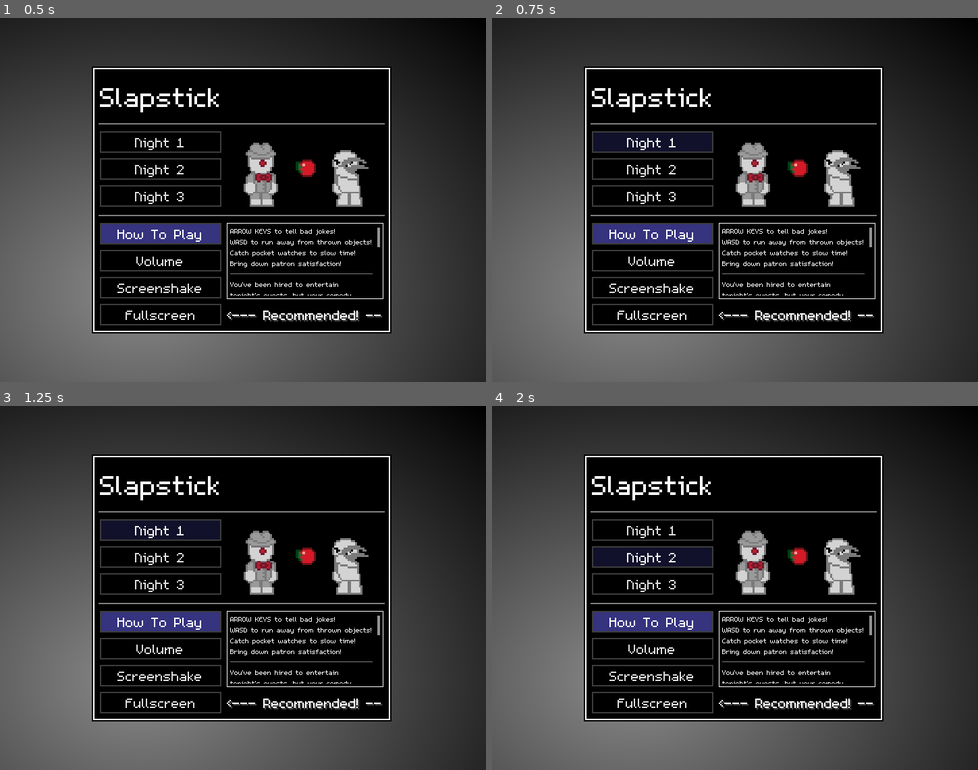
Above: before the commit, frames 1-4 (two rows, left to right).
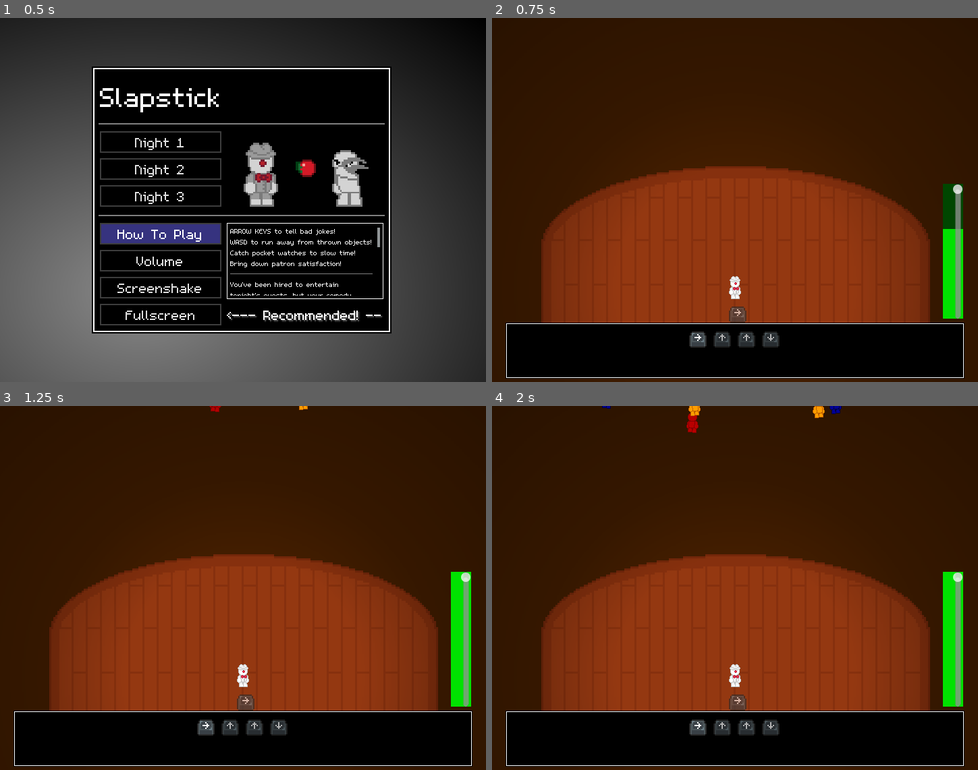
Above: after the commit, the same moments.

Repository: InRe-Dan/MiniJameGam34
Game: Godot game, scene res://menus/main_menu.tscn
Two runs of this game, one before a commit and one after it. Both use one fixed random seed, a clock stepped at 60 frames per second and the inputs below.
Inputs (mouse positions are in pixels of both pictures, inside the frame that each line leads up to):
- Up to frame 1 (0.5 s): no input
- Up to frame 2 (0.75 s): click "Night 1" at 0.5 s
- Up to frame 3 (1.25 s): no input
- Up to frame 4 (2 s): click (652, 555) at 1.25 s, where only the run before the commit has a clickable "Night 2"

Frame 1 is identical in both runs. In frame 2, 98% of the frame differs, in the area x 0-100%, y 0-100%; in frame 3, 98%; in frame 4, 98%.

Commit message:
Audio fix

Diff:
--- a/Main/main.tscn
+++ b/Main/main.tscn
@@ -8,6 +8,7 @@
 [ext_resource type="Script" path="res://Main/audience_manager.gd" id="4_8158h"]
 [ext_resource type="Script" path="res://Main/approval_rating.gd" id="7_id6l1"]
 [ext_resource type="PackedScene" uid="uid://clt5oswt5gxrq" path="res://Jokes/dialogue_container.tscn" id="8_mh3dp"]
+[ext_resource type="AudioStream" uid="uid://x22xmvix84cv" path="res://Assets/Audio/The Clownlessdrum.mp3" id="11_kk78x"]
 [ext_resource type="AudioStream" uid="uid://uvkydh0y761" path="res://Assets/Audio/sfx/JokeSucesss.ogg" id="15_ruhv1"]
 [ext_resource type="AudioStream" uid="uid://cgxuv7ek172to" path="res://Assets/Audio/sfx/hitclarinet.ogg" id="15_y86i5"]
 [ext_resource type="AudioStream" uid="uid://bl7ivclb6opf1" path="res://Assets/Audio/sfx/clickclown.ogg" id="16_5pxs3"]
@@ -168,7 +169,7 @@
 [node name="Audio" type="Node2D" parent="."]
 
 [node name="MainTheme" type="AudioStreamPlayer" parent="Audio"]
-stream = ExtResource("19_ujp2a")
+stream = ExtResource("11_kk78x")
 volume_db = -2.0
 autoplay = true
 
